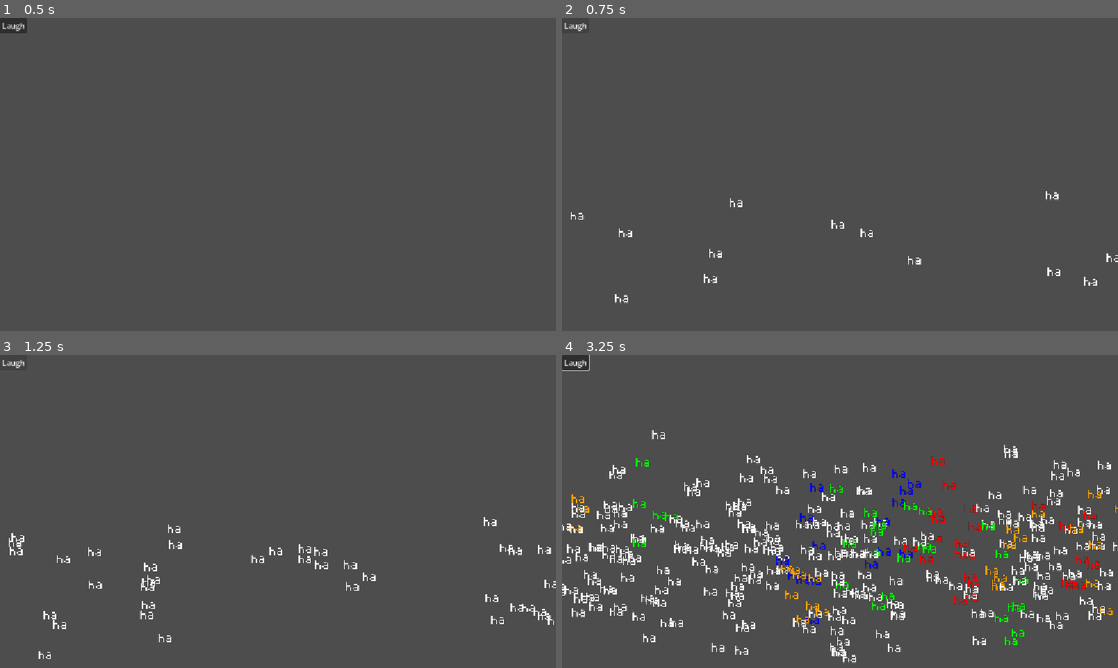
Above: before the commit, frames 1-4 (two rows, left to right).
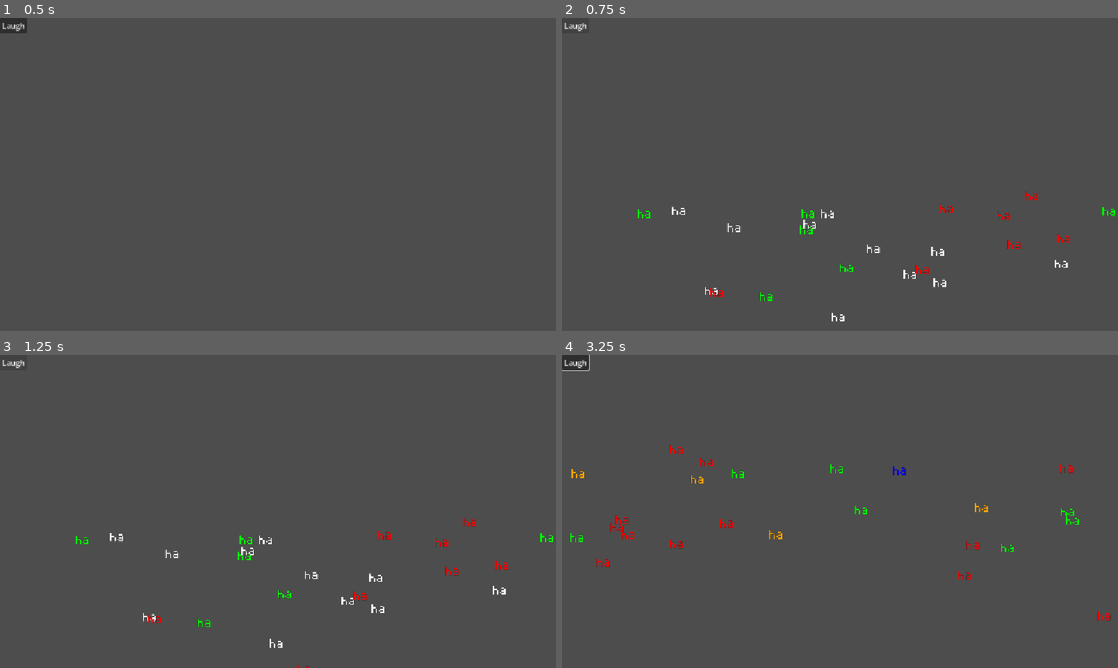
Above: after the commit, the same moments.

Repository: natleahh/project-bringer-2
Game: Godot game, scene res://Gig/Audience/audience_ui.tscn
Two runs of this game, one before a commit and one after it. Both use one fixed random seed, a clock stepped at 60 frames per second and the inputs below. The project has no main scene, so this scene is started directly.
Inputs (mouse positions are in pixels of both pictures, inside the frame that each line leads up to):
- Up to frame 1 (0.5 s): no input
- Up to frame 2 (0.75 s): click "Laugh" at 0.5 s
- Up to frame 3 (1.25 s): no input
- Up to frame 4 (3.25 s): tap Enter (act_view_play) at 1.25, 1.35, 2.85 s; move the mouse to (962, 495) at 1.27 s; hold Tab (act_viewer_cycle_fwd) 1.28-2.03 s; move the mouse to (728, 527) at 2.02 s; tap Space (act_viewer_select) at 2.1 s; move the mouse to (895, 442) at 2.77 s; hold Tab (act_viewer_cycle_fwd) from 2.78 s (still down)

Frame 1 is identical in both runs. In frame 2, 1.0% of the frame differs, in the area x 1-100%, y 55-98%; in frame 3, 1.6%; in frame 4, 8.9%, in the area x 0-100%, y 24-99%.

Commit message:
feat: update audience reveal logic

Diff:
--- a/Gig/Audience/audience_state.gd
+++ b/Gig/Audience/audience_state.gd
@@ -42,18 +42,16 @@
 	members.shuffle()
 	pass
 
-func reveal(score: Models.ComedyVector4) -> void:
-	for type in Models.ComedyType.values():
-		_reveal_helper(score._get_by_comedy_type(type), type)
 
-func _reveal_helper(score: float, type: Models.ComedyType):
+func reveal(score: float, type: Models.ComedyType):
 	if score <= 0:
 		return
 	var available = range(members.size()).filter(_is_available.bind(type))
 	if not available:
 		return
-	known.append(available.pick_random())
-	revealed_audience.emit(known[-1])
+	for _i in max(int(score / 10), available.size()):
+		known.append(available.pick_random())
+		revealed_audience.emit(known[-1])
 
 func _is_available(index: int, type: Models.ComedyType) -> bool:
 	return index not in known and members[index] == type
--- a/Gig/Audience/laughter_screen.gd
+++ b/Gig/Audience/laughter_screen.gd
@@ -24,13 +24,24 @@
 
 
 func laugh(score: Models.ComedyVector4) -> void:
-	state.reveal(score)
+	for i in 4:
+		_laugh_helper(score._data[i], (i as Models.ComedyType))
 
-	for i in _get_shuffled_memebers().slice(0, int(total * randf())):
+func _laugh_helper(score: float, type: Models.ComedyType) -> void:
+	if score == 0:
+		return
+	state.reveal(score, type)
+	var shuffled = _get_shuffled_memebers(type)
+	var slice = shuffled.slice(0, randi() % shuffled.size())
+	var laughs_per_member = score / slice.size()
+	for i in slice:
+		laughter_spots[i].amount = max(int(laughs_per_member), 1)
 		laughter_spots[i].emitting = true
 
-func _get_shuffled_memebers() -> Array:
-	var temp: Array = range(total)
+
+
+func _get_shuffled_memebers(type: Models.ComedyType) -> Array:
+	var temp: Array = range(total).filter(func (i): return state.members[i] == type)
 	temp.shuffle()
 	return temp
 
--- a/Gig/Audience/laughter_spot.gd
+++ b/Gig/Audience/laughter_spot.gd
@@ -5,3 +5,6 @@
 
 var color: Color = Color("white"):
 	set(b): %GPUParticles2D.modulate = b
+
+var amount: int:
+	set(i): %GPUParticles2D.amount = i
